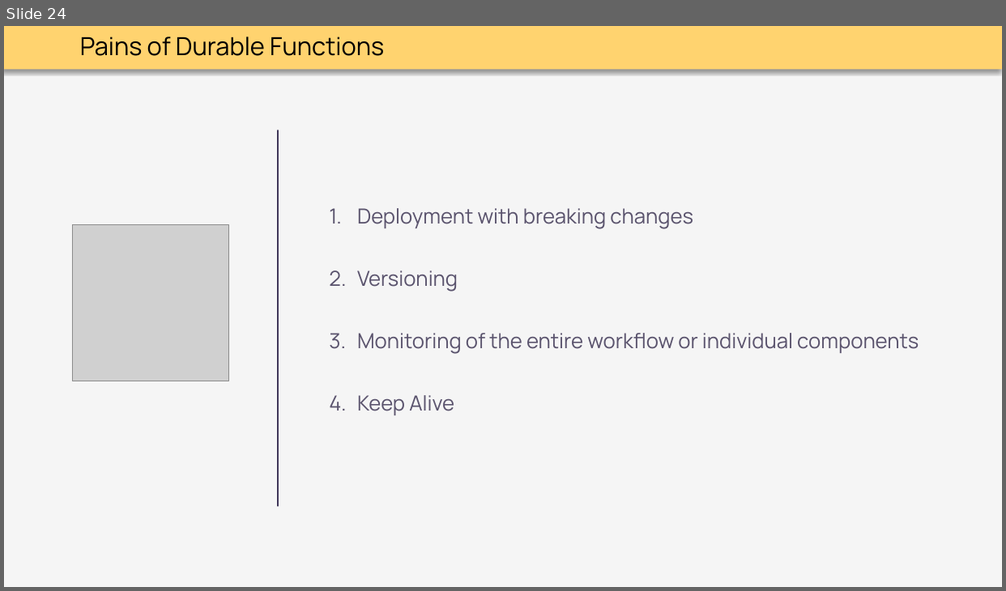
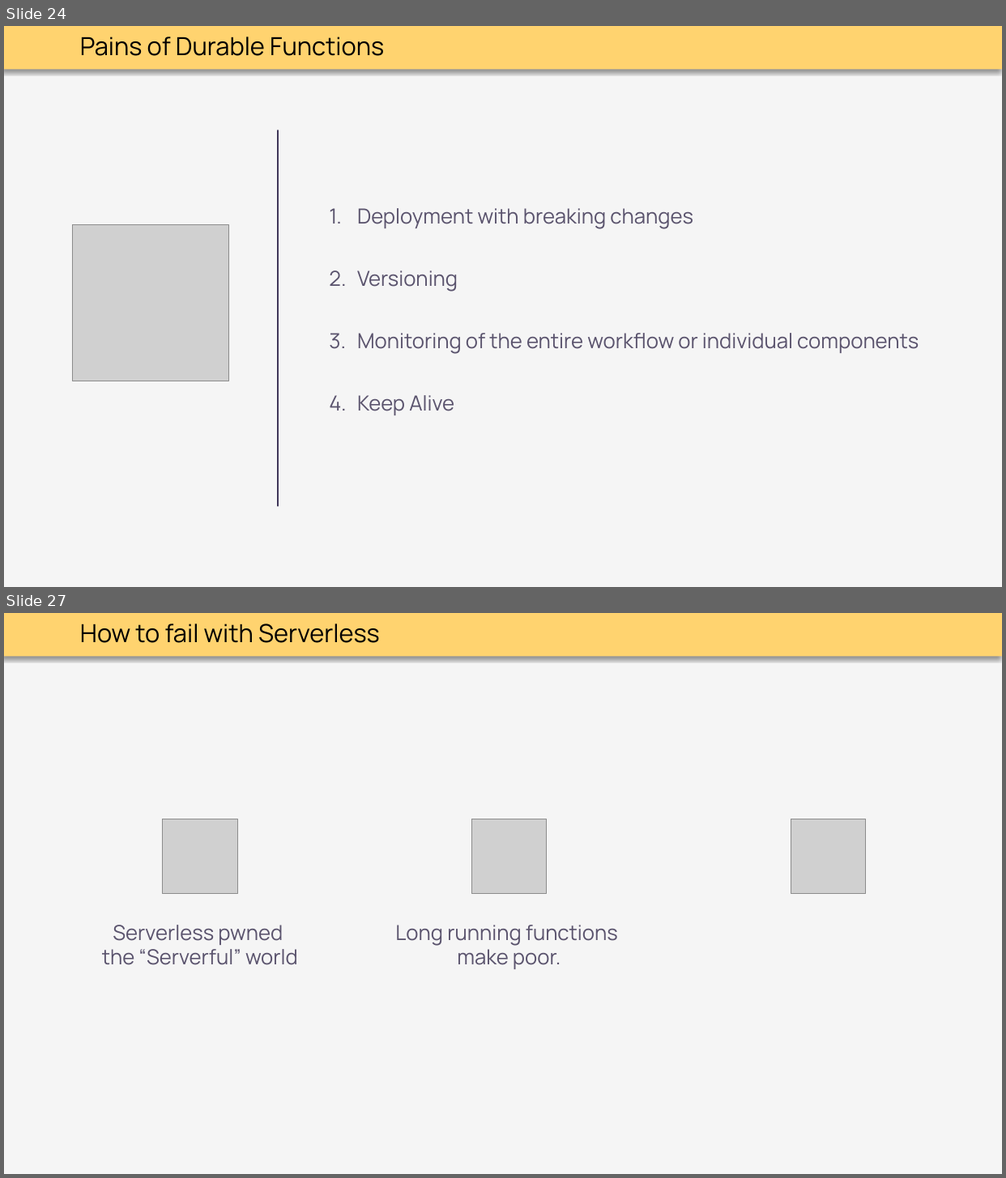
Before and after one commit to thoemmi/DurableFunctionsMeetupRosenheim, a slide deck: slides/Durable_Functions.pptx. Shown one above the other, each under a label of ours: slide 24 before the commit, slides 24 and 27 after it; the slides between them are not shown. The pictures are 1006x591 and 1006x1178 pixels, drawn with LibreOffice and Linux fonts; fonts in the diff are those of the drawing; grey boxes stand for pictures. Boxes give left, top, right and bottom in pixels: in the first picture for what was removed or moved away, otherwise in the second. Text is boxed around its words. In the diff, an @@ line names an element or a change of style, - is before the commit and + after.

```diff
--- a/slides/Durable_Functions.pptx
+++ b/slides/Durable_Functions.pptx
@@ slide 27 added at [4,613,1002,1174], background #F5F5F5; not listed: 1 template element that a slide beside it also shows @@
@@ text added at [80,624,380,643], 24 pt, text #000000 @@
+How to fail with Serverless
@@ picture added at [163,819,237,894] @@
@@ picture added at [472,819,547,894] @@
@@ picture added at [791,819,866,894] @@
@@ text added at [102,925,298,965], 20 pt, text #5A536D @@
+Serverless pwned
+the “Serverful” world
@@ text added at [395,925,618,969], 20 pt, text #5A536D @@
+Long running functions
+make poor.
```
Also in this commit, not shown: 7 slides changed, 4 other slides added, 2 slides removed.
